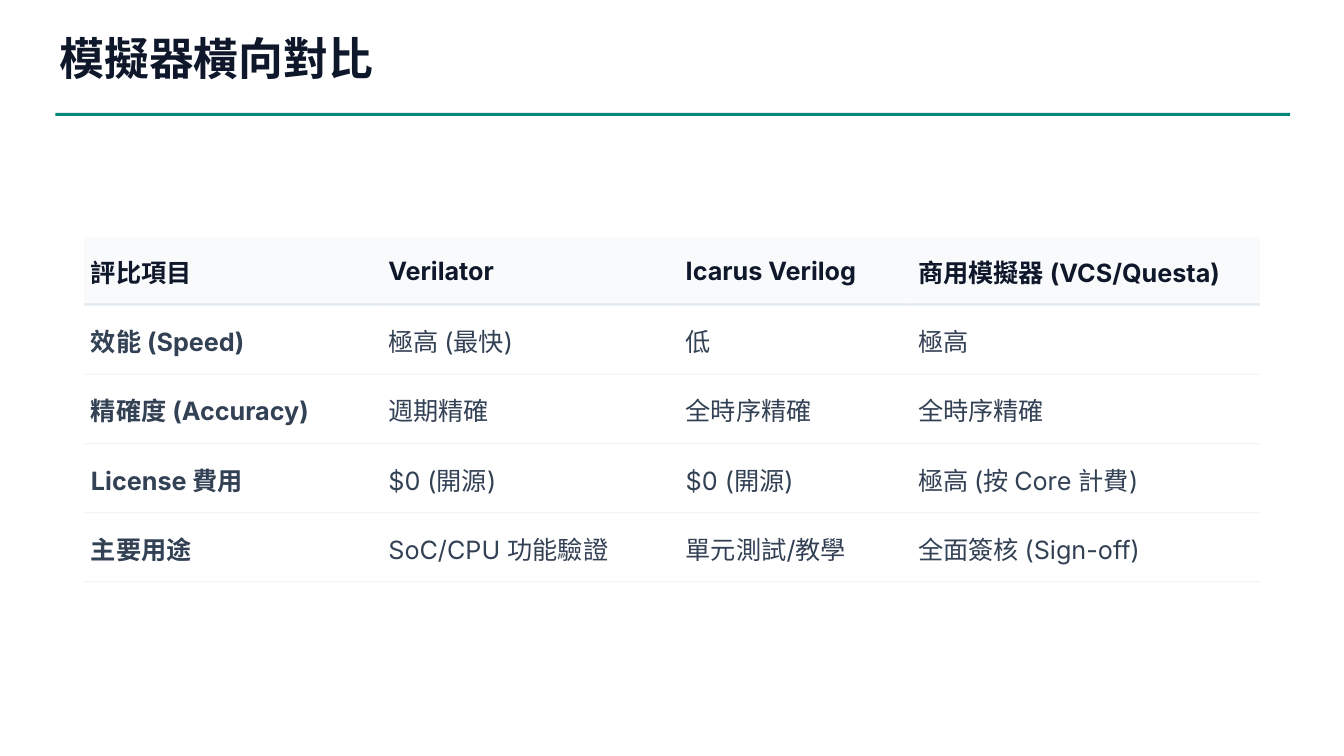
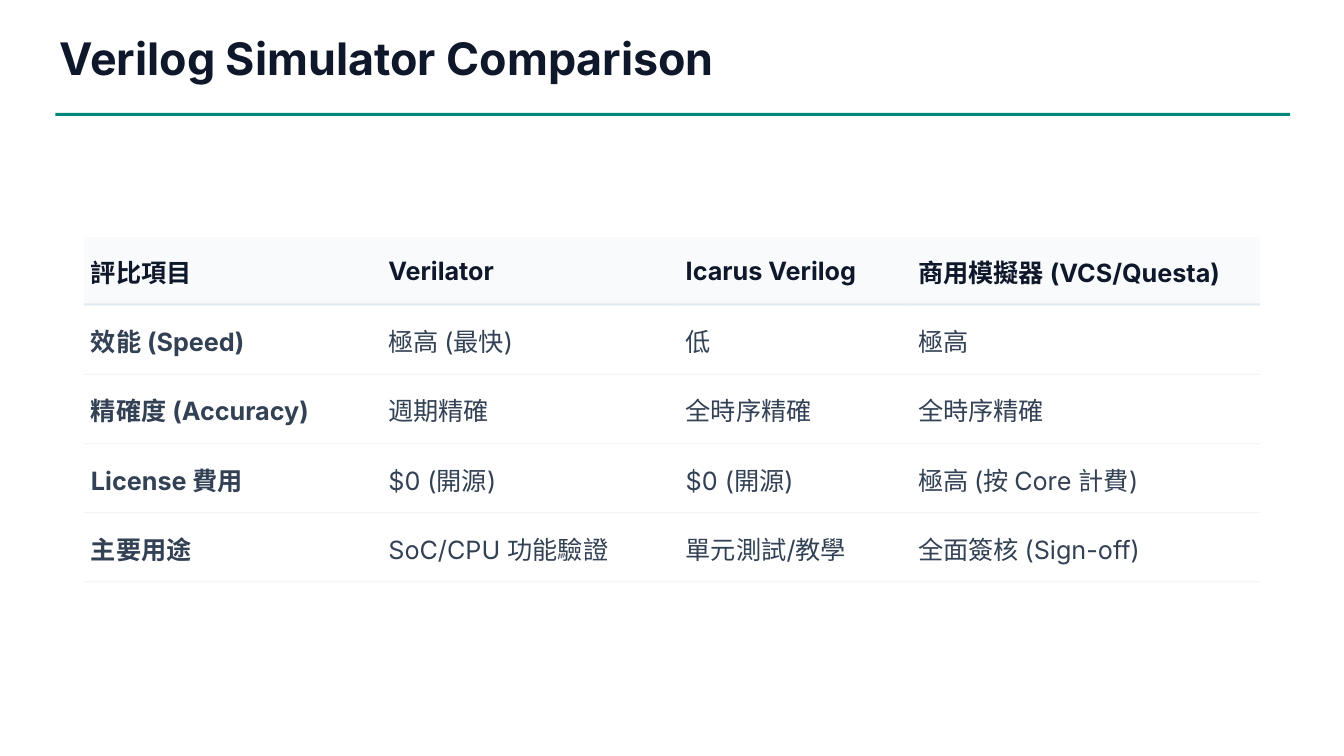
Before and after one commit to cclwylin/mdla7, a slide deck: slide 17 of reports/uArcSim Implementation by AI.pptx (slide 12 before the commit). Drawn at 1344x756 pixels with LibreOffice and Linux fonts; fonts in the diff are those of the drawing. Boxes give left, top, right and bottom in pixels: in the first picture for what was removed or moved away, otherwise in the second. Text is boxed around its words. In the diff, an @@ line names an element or a change of style, - is before the commit and + after.

```diff
--- a/reports/uArcSim Implementation by AI.pptx
+++ b/reports/uArcSim Implementation by AI.pptx
@@ text at [59,40,714,85]: text changed @@
-模擬器橫向對比
+Verilog Simulator Comparison
```
Also in this commit, not shown: 8 other slides changed, 1 slide added, 2 slides removed, 2 other files.
